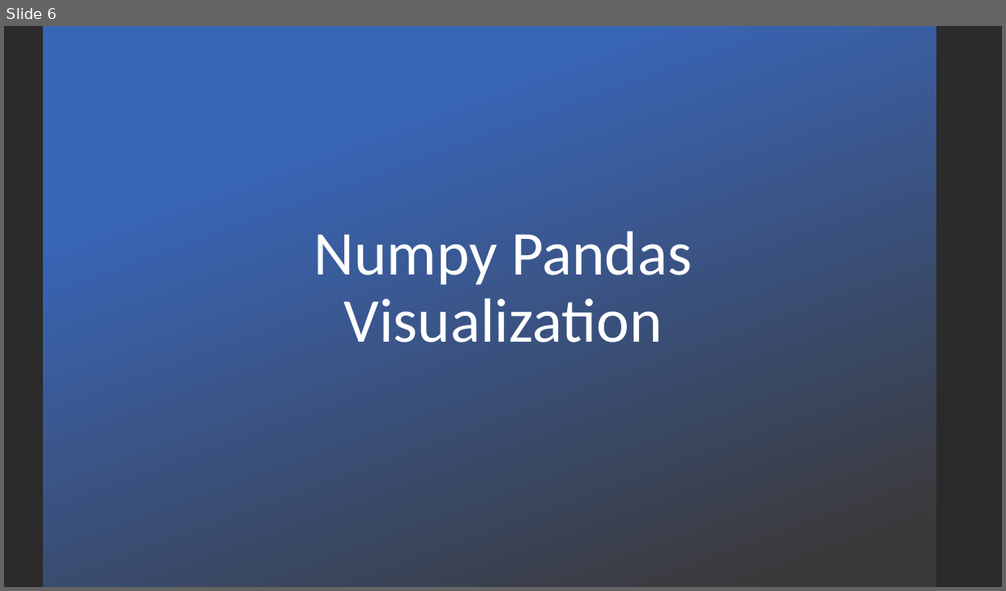
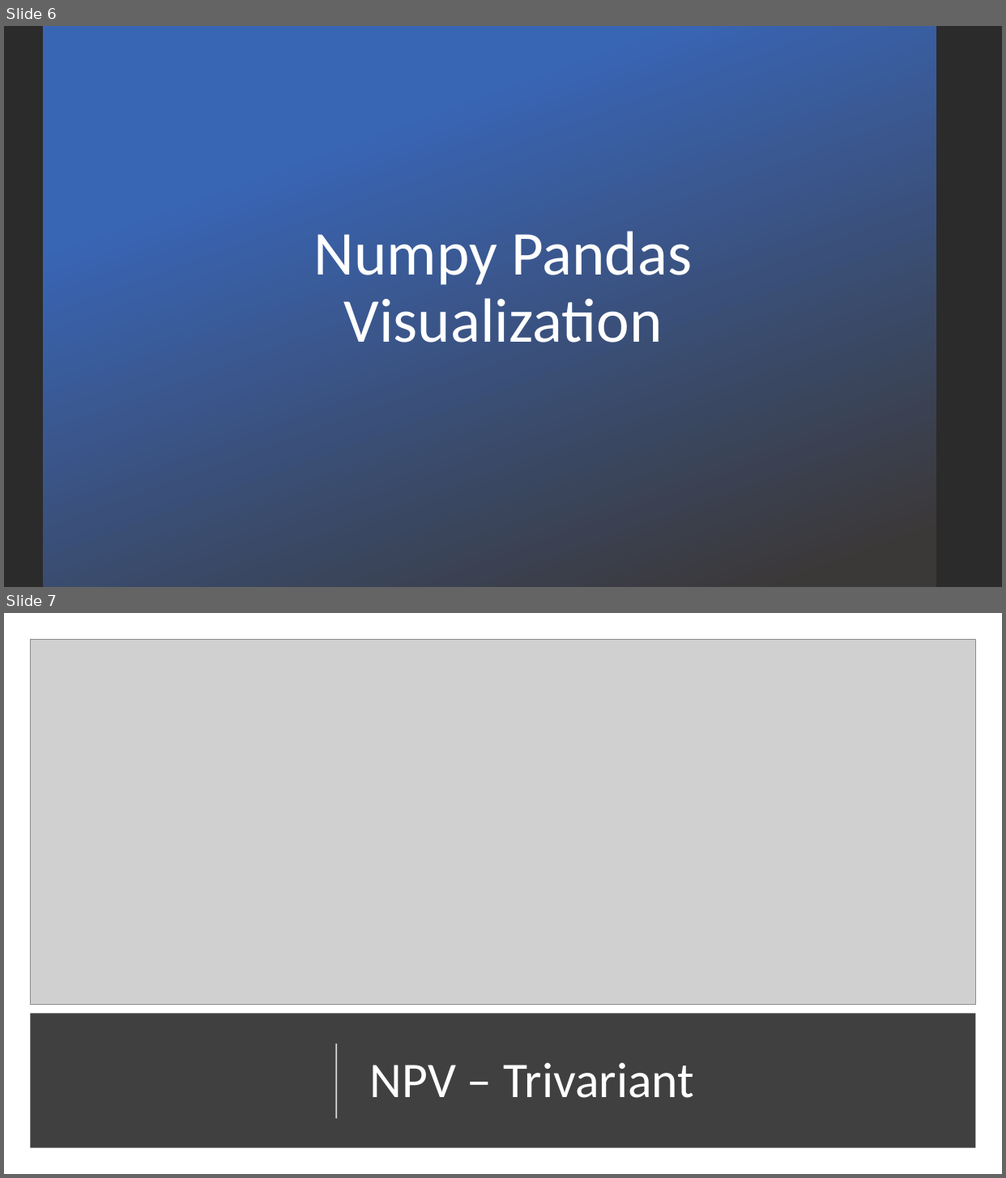
Before and after one commit to harshagiri/pydila, a slide deck: NPV - Presentations OCT WE A/ITP_NPV.pptx. Shown one above the other, each under a label of ours: slide 6 before the commit, slides 6 and 7 after it. The pictures are 1006x591 and 1006x1178 pixels, drawn with LibreOffice and Linux fonts; fonts in the diff are those of the drawing; grey boxes stand for pictures; background and template pictures are left out; a plain dark background stands for a picture behind light text. Boxes give left, top, right and bottom in pixels: in the first picture for what was removed or moved away, otherwise in the second. Text is boxed around its words. In the diff, an @@ line names an element or a change of style, - is before the commit and + after.

Commit message:
Final presentation

```diff
--- a/NPV - Presentations OCT WE A/ITP_NPV.pptx
+++ b/NPV - Presentations OCT WE A/ITP_NPV.pptx
@@ slide 7 added at (x1=4, y1=613, x2=1002, y2=1174), background #FFFFFF @@
@@ picture added at (x1=30, y1=639, x2=976, y2=1004) @@
@@ rectangle added at (x1=30, y1=1013, x2=976, y2=1148), fill #404040 @@
@@ line added from (336, 1119) to (336, 1044), #FFFFFF 1.5 pt @@
@@ title added at (x1=370, y1=1063, x2=695, y2=1098), 48 pt, text #FFFFFF @@
+NPV – Trivariant
```
Also in this commit, not shown: 1 other slide added, 3 other files.
